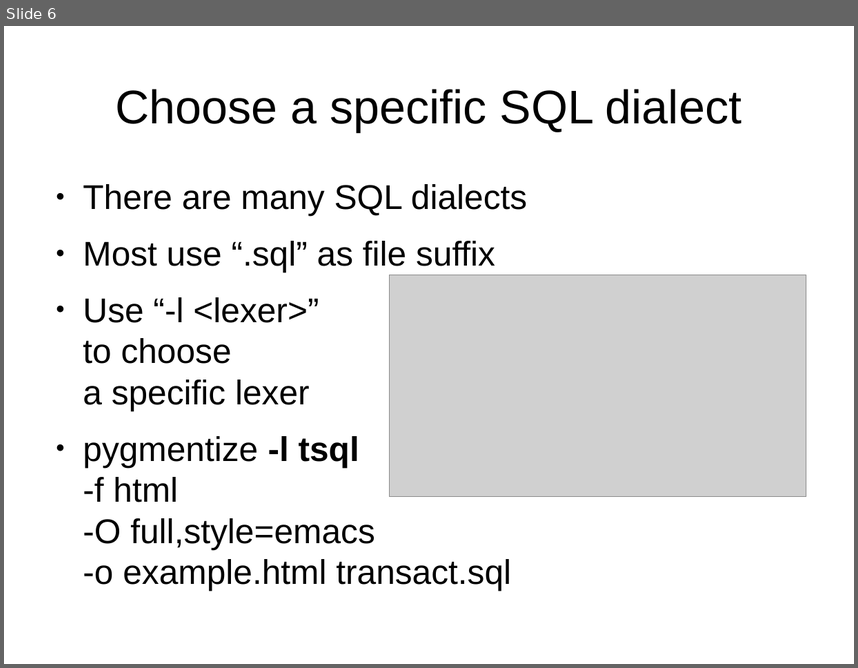
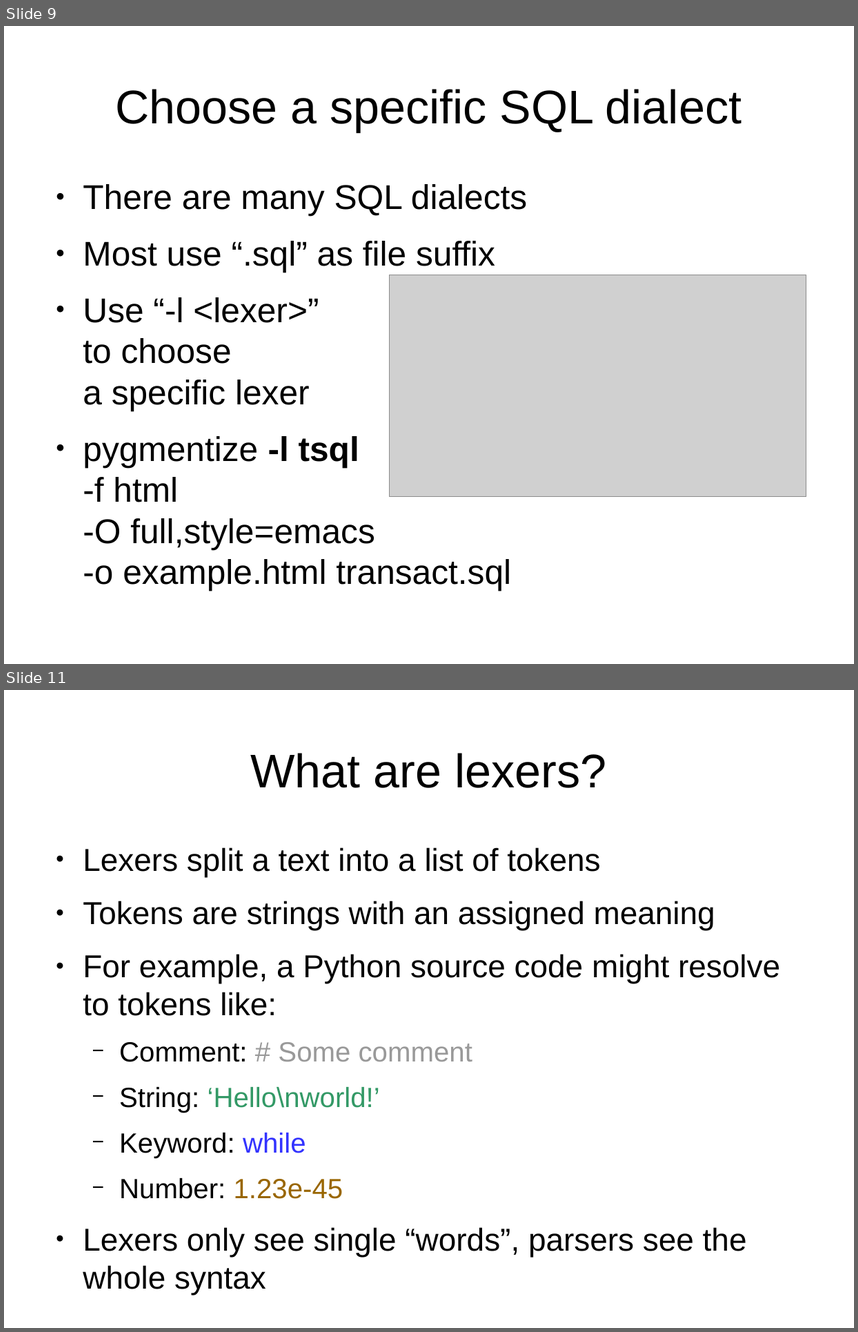
Before and after one commit to roskakori/talks, a slide deck: pygraz/pygments/Introduction to Pygments.odp. Shown one above the other, each under a label of ours: slide 6 before the commit, slides 9 and 11 after it; the slides between them are not shown. The pictures are 858x668 and 858x1332 pixels, drawn with LibreOffice and Linux fonts; fonts in the diff are those of the drawing; grey boxes stand for pictures. Boxes give left, top, right and bottom in pixels: in the first picture for what was removed or moved away, otherwise in the second. Text is boxed around its words. In the diff, an @@ line names an element or a change of style, - is before the commit and + after.

Commit message:
* Added slides for remaining topics. * Added example code.

```diff
--- a/pygraz/pygments/Introduction to Pygments.odp
+++ b/pygraz/pygments/Introduction to Pygments.odp
@@ slide 11 added at (4,690,854,1328), background #FFFFFF @@
@@ title added at (251,753,606,788), 44 pt, text #000000 @@
+What are lexers?
@@ text added at (83,847,780,1294), 29.6 pt, text #000000 @@
+● Lexers split a text into a list of tokens
+● Tokens are strings with an assigned meaning
+● For example, a Python source code might resolve to tokens like:
+  − Comment: # Some comment
+  − String: ‘Hello\nworld!’
+  − Keyword: while
+  − Number: 1.23e-45
+● Lexers only see single “words”, parsers see the whole syntax
@@ what was slide 6 is now slide 9 @@
```
Also in this commit, not shown: 17 other slides added, 3 other files.
